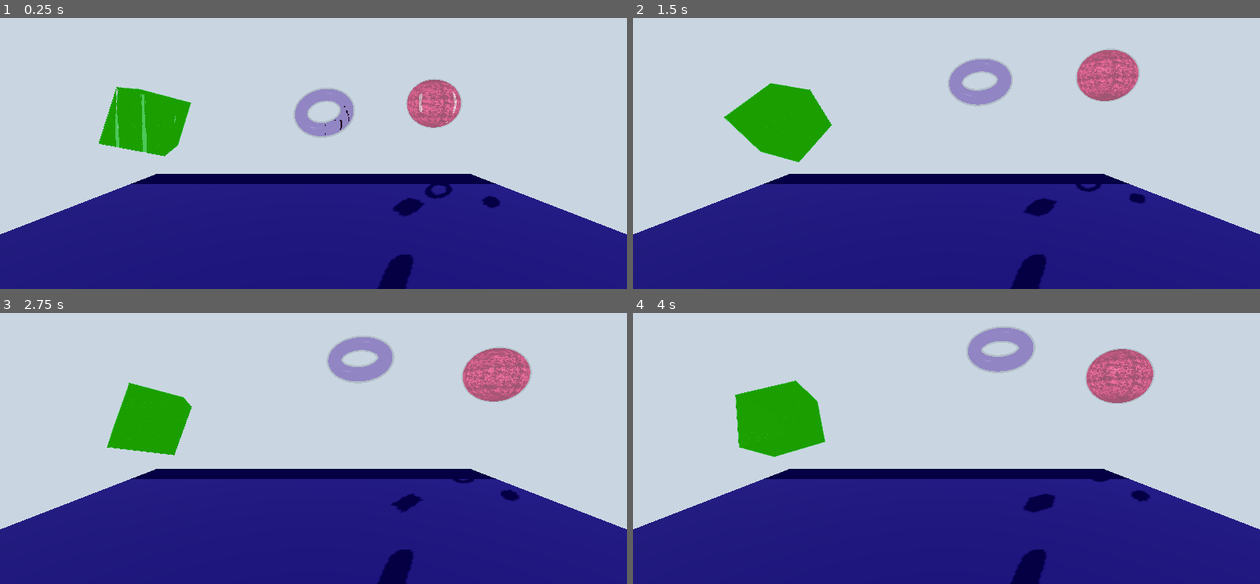
Above: before the commit, frames 1-4 (two rows, left to right).
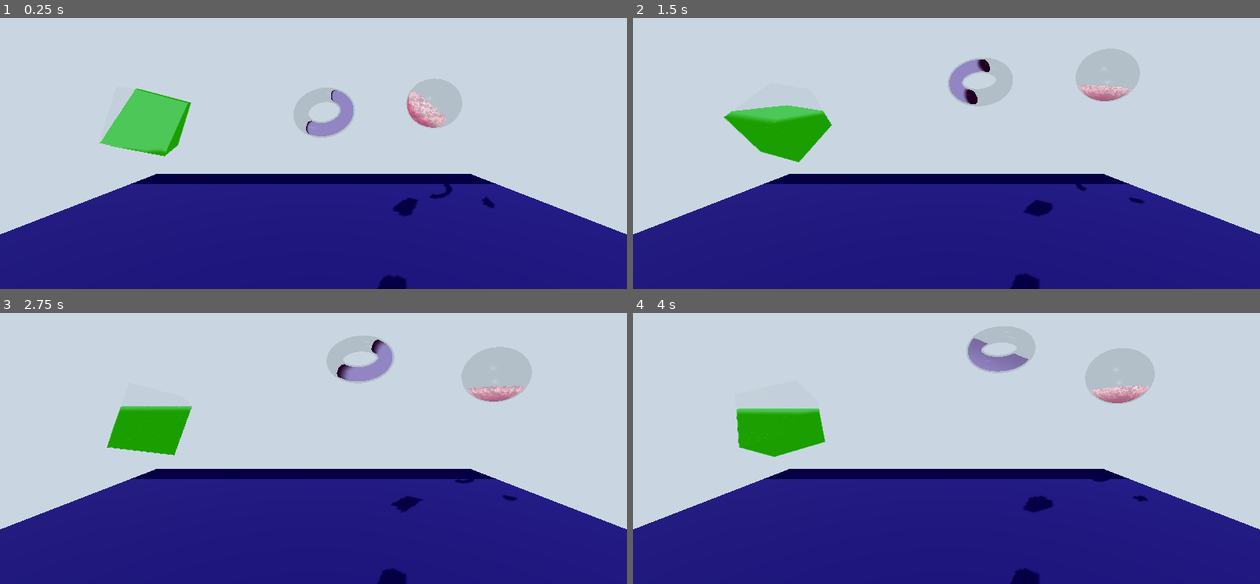
Above: after the commit, the same moments.

Repository: niceandgoodonline/Liquid-In-Mesh-Shader-Demo-Godot
Game: Godot game, scene res://demo.tscn
Two runs of this game, one before a commit and one after it. Both use one fixed random seed, a clock stepped at 60 frames per second and the inputs below. The project has no main scene, so this scene is started directly.
Inputs:
- Up to frame 1 (0.25 s): no input
- Up to frame 2 (1.5 s): no input
- Up to frame 3 (2.75 s): no input
- Up to frame 4 (4 s): no input

The runs differ from the first frame. In frame 1, 4.2% of the frame differs, in the area x 15-80%, y 22-98%; in frame 2, 3.8%; in frame 3, 3.3%; in frame 4, 3.9%.

Commit message:
fix non-tool version

Diff:
--- a/LiquidShader/MinimalLiquidSimulation.gd
+++ b/LiquidShader/MinimalLiquidSimulation.gd
@@ -21,14 +21,14 @@
 var coeff_old_old : Vector2
 
 func _physics_process(delta):
-	var accell_3d:Vector3 = (pos3 - 2 * pos2 + pos1) * 3600
+	var accell_3d:Vector3 = (pos3 - 2 * pos2 + pos1) * 3600.0
 	pos1 = pos2
 	pos2 = pos3
 	pos3 = get_global_transform().origin + rotation
 	accell = Vector2(accell_3d.x + accell_3d.y, accell_3d.z + accell_3d.y)
 	coeff_old_old = coeff_old
 	coeff_old = coeff
-	coeff = (-springConstant * coeff_old - reaction * accell) + 2 * coeff_old - coeff_old_old - delta * dampening * (coeff_old - coeff_old_old) / 3600
+	coeff = (-springConstant * coeff_old - reaction * accell) / 3600.0 + 2 * coeff_old - coeff_old_old - delta * dampening * (coeff_old - coeff_old_old)
 	liquidShaderMaterial.set_shader_parameter("coeff", coeff*liquid_mobility)
 	if (pos1.distance_to(pos3) < 0.01):
 		vel = clamp (vel-delta*1.0,0.0,1.0)
--- a/LiquidShader/MinimalLiquidSimulationAsTool.gd
+++ b/LiquidShader/MinimalLiquidSimulationAsTool.gd
@@ -22,14 +22,14 @@
 var coeff_old_old : Vector2
 
 func _physics_process(delta):
-	var accell_3d:Vector3 = (pos3 - 2 * pos2 + pos1) * 3600
+	var accell_3d:Vector3 = (pos3 - 2 * pos2 + pos1) * 3600.0
 	pos1 = pos2
 	pos2 = pos3
 	pos3 = get_global_transform().origin + rotation
 	accell = Vector2(accell_3d.x + accell_3d.y, accell_3d.z + accell_3d.y)
 	coeff_old_old = coeff_old
 	coeff_old = coeff
-	coeff = (-springConstant * coeff_old - reaction * accell) + 2 * coeff_old - coeff_old_old - delta * dampening * (coeff_old - coeff_old_old) / 3600
+	coeff = (-springConstant * coeff_old - reaction * accell) / 3600.0 + 2 * coeff_old - coeff_old_old - delta * dampening * (coeff_old - coeff_old_old)
 	liquidShaderMaterial.set_shader_parameter("coeff", coeff*liquid_mobility)
 	if (pos1.distance_to(pos3) < 0.01):
 		vel = clamp (vel-delta*1.0,0.0,1.0)
